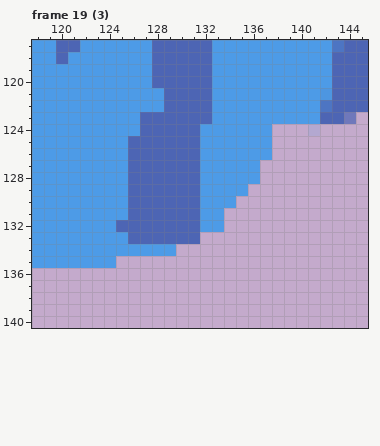
File history of a pixel-art file, resources/kid/unpacked/asesprite/body/shirt_blue.aseprite. That is the earlier state.
256x256 pixels, 64 frames. Pixels under 10% opacity are left out. Colours within 5 levels of each other are drawn and written as one. Shown: frame 19 (3): x 118..145, y 117..140. The commit also changed other frames or places, which this record leaves out.
After the commit:
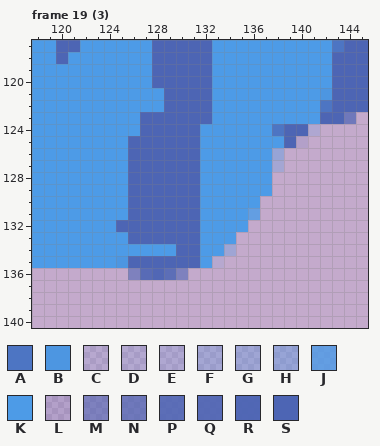
Palette (. is transparent): A #4d75c3  B #4d96e1  C #4d9be71c  D #4d9be724  E #4d9be72c  F #4d9be744  G #4d9be750  H #4d9be760  J #4d9be7cf  K #4d9be7  L #4d65b424  M #4d65b497  N #4d65b4b7  P #4d65b4df  Q #4d65b4e7  R #4d65b4f7  S #4d65b4
Difference:
{"change": "layer \"change\" added"}
{"where": "frame 19 (3), layer \"change\""}
{"frame":19,"y":124,"x":138,"old":"...D","new":"ASSE"}
{"frame":19,"y":125,"x":138,"old":"...","new":"KSL"}
{"frame":19,"y":126,"x":138,"old":".","new":"H"}
{"frame":19,"y":127,"x":137,"old":"..","new":"KF"}
{"frame":19,"y":128,"x":137,"old":".","new":"K"}
{"frame":19,"y":129,"x":136,"old":"..","new":"KK"}
{"frame":19,"y":130,"x":135,"old":"..","new":"KK"}
{"frame":19,"y":131,"x":134,"old":"...","new":"KKJ"}
{"frame":19,"y":132,"x":134,"old":"..","new":"KK"}
{"frame":19,"y":133,"x":132,"old":"...","new":"KKK"}
{"frame":19,"y":134,"x":130,"old":".....","new":"SSKKG"}
{"frame":19,"y":135,"x":125,"old":".........","new":"BSSSSSSKC"}
{"frame":19,"y":136,"x":126,"old":".....","new":"MQRPM"}
{"label":"changed","picture_box":[116,124,320,280]}
